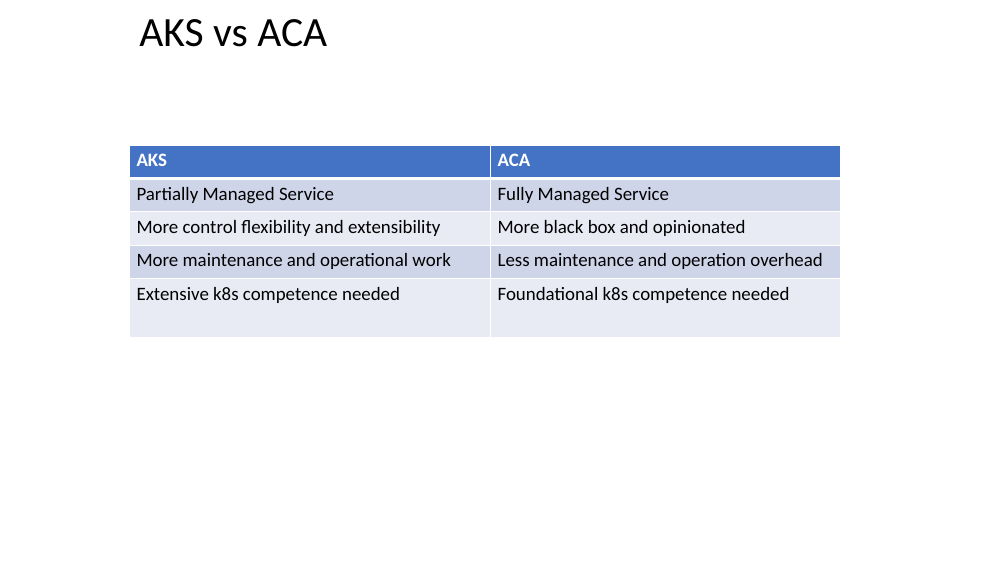
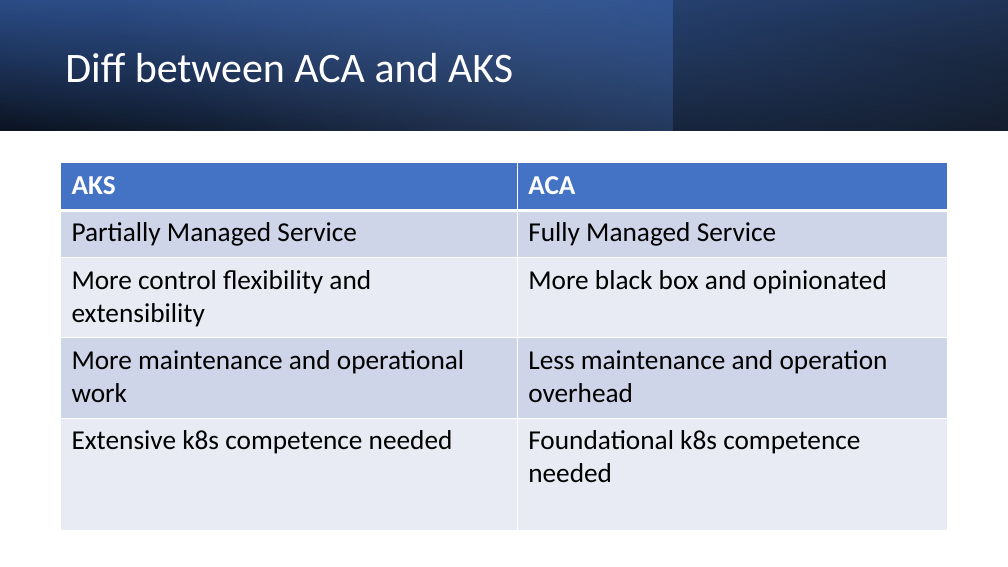
Before and after one commit to cs-samvith/space-app-platform, a slide deck: slide 4 of container-apps.pptx. Drawn at 1008x567 pixels with LibreOffice and Linux fonts; fonts in the diff are those of the drawing. Boxes give left, top, right and bottom in pixels: in the first picture for what was removed or moved away, otherwise in the second. Text is boxed around its words. In the diff, an @@ line names an element or a change of style, - is before the commit and + after.

```diff
--- a/container-apps.pptx
+++ b/container-apps.pptx
@@ rectangle added at [0,0,1008,130], fill gradient #000000 to #2F5597 @@
@@ rectangle added at [0,0,672,130], fill gradient #4472C4 to #8FAADC @@
@@ rectangle added at [0,0,1008,130], fill gradient #000000 to #4472C4 @@
@@ title removed at [139,19,327,47] @@
-AKS vs ACA
@@ title added at [65,53,513,83], 40 pt, text #FFFFFF @@
+Diff between ACA and AKS
@@ table at [60,163,947,531] @@
@@ size 18 to 26 pt @@
@@ table: place and size @@
-table at [129,145,841,337]
+table at [60,163,947,531]
```
Also in this commit, not shown: 9 slides added, 2 slides removed, 27 other files.
